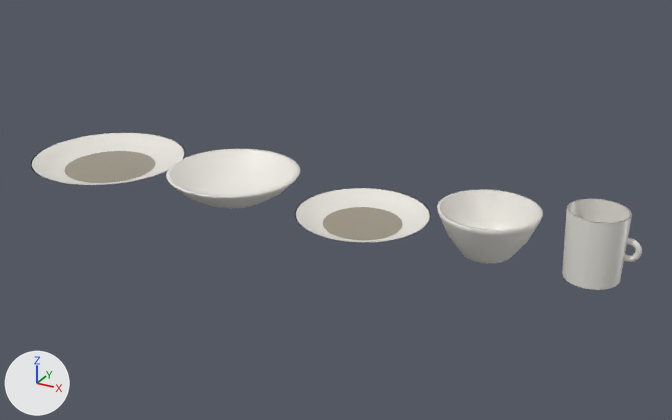
What one commit did to the glTF model public/modelos/GRL-06.glb.
Before and after are seen from a 50 mm camera at (0.709, -1.178, 0.605) aimed at (0.054, 0.012, 0.01). Every picture has the same lights, and +X, +Y and +Z are marked at lower left. The first picture is the older version. Where no turn or scale is listed for an object, it has been applied to the vertices.
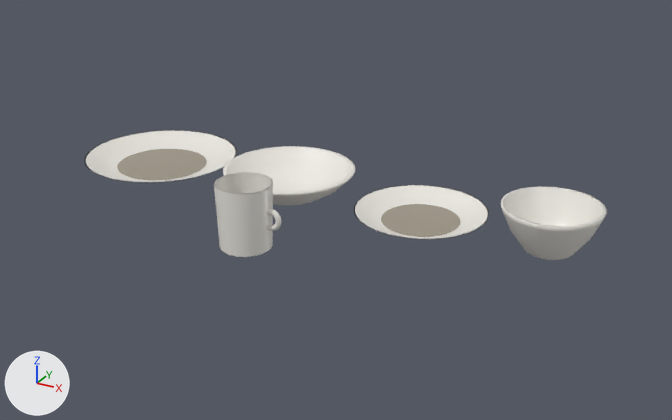
Scene script edits in JSON lines:
```json
{"op": "set", "path": "ob_mesh_0.location", "old": "(-0.402, 0.0, 0.0)", "new": "(-0.328, 0.055, 0.0)"}
{"op": "set", "path": "ob_mesh_1.location", "old": "(-0.402, 0.0, 0.004)", "new": "(-0.328, 0.055, 0.004)"}
{"op": "set", "path": "ob_mesh_2.location", "old": "(-0.132, 0.0, 0.0)", "new": "(-0.058, 0.055, 0.0)"}
{"op": "set", "path": "ob_mesh_3.location", "old": "(0.108, 0.0, 0.0)", "new": "(0.182, 0.055, 0.0)"}
{"op": "set", "path": "ob_mesh_4.location", "old": "(0.108, 0.0, 0.004)", "new": "(0.182, 0.055, 0.004)"}
{"op": "set", "path": "ob_mesh_5.location", "old": "(0.312, 0.0, 0.0)", "new": "(0.388, 0.055, 0.0)"}
{"op": "set", "path": "ob_mesh_6.location", "old": "(0.465, 0.0, 0.0)", "new": "(-0.01, -0.148, 0.0)"}
{"op": "set", "path": "ob_mesh_8.location", "old": "(0.51, 0.0, 0.052)", "new": "(0.035, -0.148, 0.052)"}
```

Pixel boxes (x1, y1, x2, y2) of what changed, in the pictures (672 x 420 px):
```json
{"object": "Mesh_5", "change": "moved", "before": [437, 189, 543, 264], "after": [501, 186, 607, 260]}
{"object": "Mesh_6", "change": "moved", "before": [562, 198, 632, 290], "after": [214, 172, 273, 257]}
{"object": "Mesh_2", "change": "moved", "before": [166, 149, 300, 209], "after": [223, 146, 355, 205]}
{"object": "Mesh_0", "change": "moved", "before": [31, 132, 186, 185], "after": [84, 130, 237, 182]}
{"object": "Mesh_3", "change": "moved", "before": [295, 188, 431, 243], "after": [354, 185, 489, 239]}
{"object": "Mesh_4", "change": "moved", "before": [323, 207, 402, 240], "after": [381, 204, 460, 237]}
{"object": "Mesh_1", "change": "moved", "before": [64, 151, 155, 183], "after": [117, 149, 207, 180]}
{"object": "Mesh_8", "change": "moved", "before": [623, 238, 642, 262], "after": [267, 209, 282, 231]}
```
